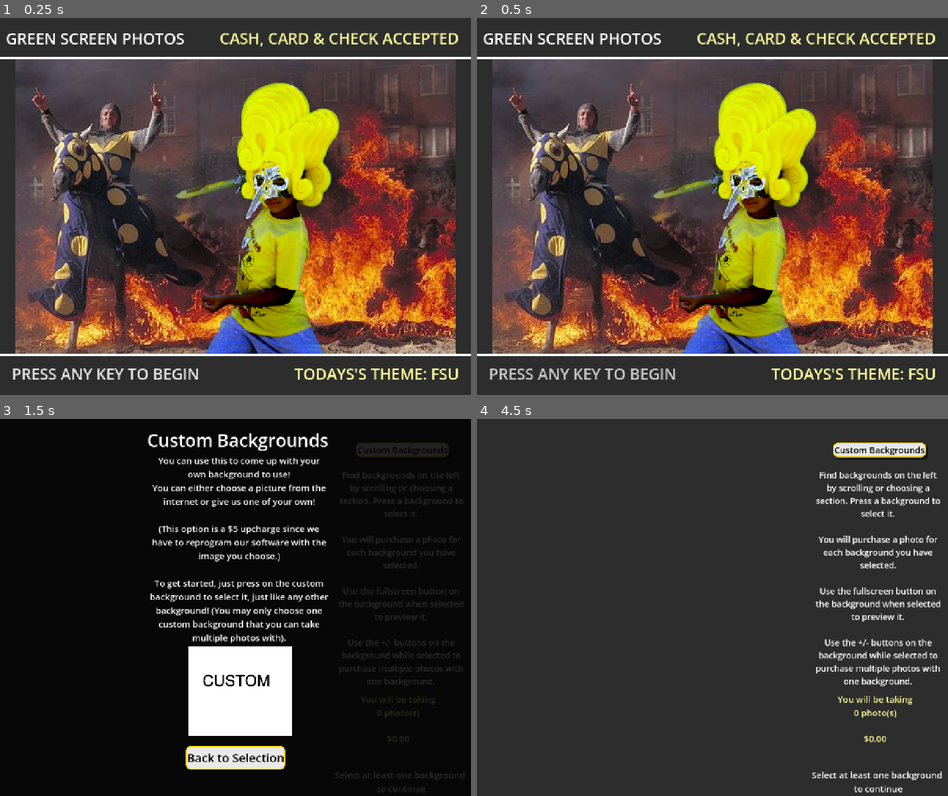
Above: before the commit, frames 1-4 (two rows, left to right).
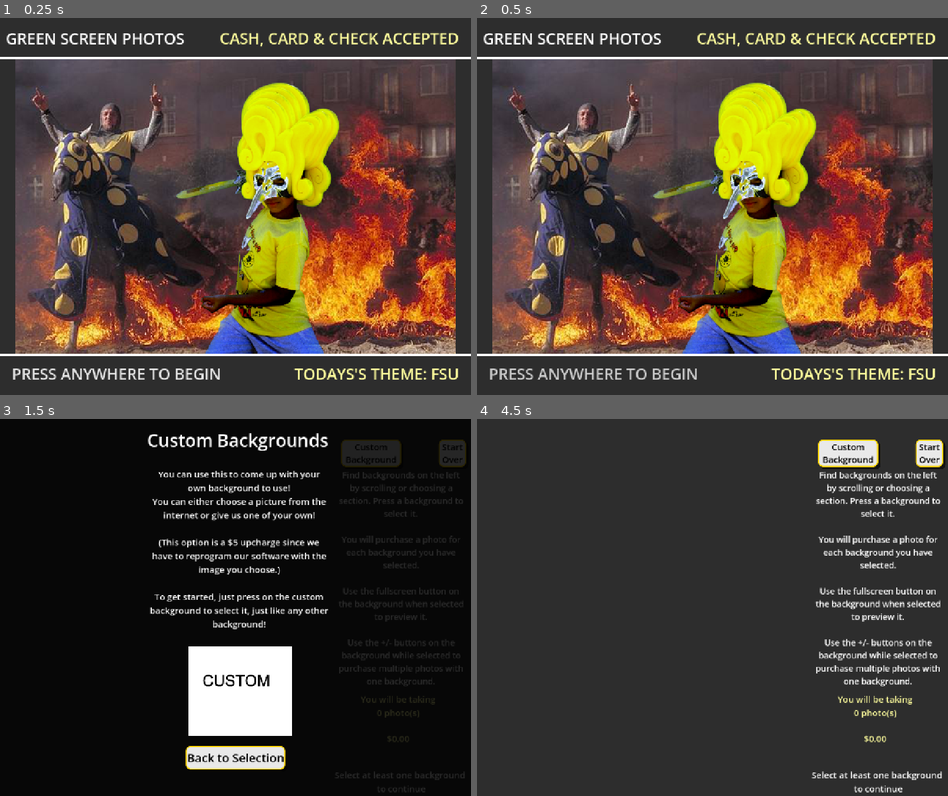
Above: after the commit, the same moments.

Repository: shaneriob-bit/kiosk-client
Game: Godot game, scene res://_scenes/main.tscn
Two runs of this game, one before a commit and one after it. Both use one fixed random seed, a clock stepped at 60 frames per second and the inputs below.
Inputs (mouse positions are in pixels of both pictures, inside the frame that each line leads up to):
- Up to frame 1 (0.25 s): no input
- Up to frame 2 (0.5 s): no input
- Up to frame 3 (1.5 s): tap Enter at 0.5 s; click "Custom Backgrounds" (after the commit: "Custom Background") at 1.25 s
- Up to frame 4 (4.5 s): click (929, 452) at 2 s, where only the run after the commit has a clickable "Start Over"; click (929, 452) at 2.75 s, where only the run after the commit has a clickable "Start Over"; click (929, 452) at 3.5 s, where only the run after the commit has a clickable "Start Over"; click "Back to Selection" at 4.25 s

The runs differ from the first frame. In frame 1, 0.5% of the frame differs, in the area x 19-47%, y 92-96%; in frame 2, 0.5%; in frame 3, 5.8%, in the area x 31-99%, y 5-60%; in frame 4, 1.6%.

Commit message:
almost done

Diff:
--- a/_scenes/confirmation_screen.tscn
+++ b/_scenes/confirmation_screen.tscn
@@ -138,5 +138,20 @@
 text = "Backgrounds"
 vertical_alignment = 1
 
+[node name="StartOver" type="Button" parent="." unique_id=1570788168]
+anchors_preset = 2
+anchor_top = 1.0
+anchor_bottom = 1.0
+offset_left = 176.0
+offset_top = -80.0
+offset_right = 251.0
+offset_bottom = -6.0
+grow_vertical = 0
+theme = ExtResource("2_on0my")
+theme_override_font_sizes/font_size = 24
+text = "Start
+Over"
+
 [connection signal="pressed" from="NextButton" to="." method="_on_next_button_pressed"]
 [connection signal="pressed" from="BackButton" to="." method="_on_back_button_pressed"]
+[connection signal="pressed" from="StartOver" to="." method="_on_start_over_pressed"]
--- a/_scenes/home_ui.tscn
+++ b/_scenes/home_ui.tscn
@@ -134,7 +134,7 @@
 offset_right = 615.0
 offset_bottom = 33.0
 grow_vertical = 2
-text = "PRESS ANY KEY TO BEGIN"
+text = "PRESS ANYWHERE TO BEGIN"
 label_settings = SubResource("LabelSettings_mvnrc")
 vertical_alignment = 1
 
--- a/_scenes/main.tscn
+++ b/_scenes/main.tscn
@@ -9,6 +9,7 @@
 [ext_resource type="PackedScene" uid="uid://d3ouhxciwlerq" path="res://_scenes/payment_screen.tscn" id="7_urak4"]
 [ext_resource type="PackedScene" uid="uid://dmakmkaw5eic0" path="res://_scenes/name_field.tscn" id="8_hi6yo"]
 [ext_resource type="PackedScene" uid="uid://bqi3naxdk7mm5" path="res://_scenes/confirmation_screen.tscn" id="8_owtmn"]
+[ext_resource type="PackedScene" uid="uid://crrm7w13hqhqj" path="res://_scenes/receipt_screen.tscn" id="9_7kglf"]
 
 [node name="Main" type="Node2D" unique_id=1640866435 groups=["GroupListener"]]
 
@@ -42,5 +43,8 @@
 [node name="ConfirmationScreen" parent="." unique_id=435469620 instance=ExtResource("8_owtmn")]
 visible = false
 
+[node name="ReceiptScreen" parent="." unique_id=1461284293 instance=ExtResource("9_7kglf")]
+visible = false
+
 [node name="IdleScreen" parent="." unique_id=1040489430 groups=["GroupListener"] instance=ExtResource("6_ce27d")]
 visible = false
--- a/_scenes/name_field.tscn
+++ b/_scenes/name_field.tscn
@@ -131,5 +131,20 @@
 theme_override_font_sizes/font_size = 24
 text = "Fill out all of the information boxes to continue."
 
+[node name="StartOver" type="Button" parent="." unique_id=2045749184]
+anchors_preset = 2
+anchor_top = 1.0
+anchor_bottom = 1.0
+offset_left = 176.0
+offset_top = -80.0
+offset_right = 251.0
+offset_bottom = -6.0
+grow_vertical = 0
+theme = ExtResource("2_628f1")
+theme_override_font_sizes/font_size = 24
+text = "Start
+Over"
+
 [connection signal="pressed" from="NextButton" to="." method="_on_next_button_pressed"]
 [connection signal="pressed" from="BackButton" to="." method="_on_back_button_pressed"]
+[connection signal="pressed" from="StartOver" to="." method="_on_start_over_pressed"]
--- a/_scenes/order_screen.tscn
+++ b/_scenes/order_screen.tscn
@@ -227,14 +227,30 @@
 anchors_preset = 1
 anchor_left = 1.0
 anchor_right = 1.0
-offset_left = -312.0
-offset_top = 64.0
-offset_right = -60.0
-offset_bottom = 104.0
-grow_horizontal = 0
-theme = ExtResource("4_j6q0u")
-theme_override_font_sizes/font_size = 24
-text = "Custom Backgrounds"
+offset_left = -353.0
+offset_top = 56.0
+offset_right = -190.0
+offset_bottom = 130.0
+grow_horizontal = 0
+theme = ExtResource("4_j6q0u")
+theme_override_font_sizes/font_size = 24
+text = "Custom
+Background"
+
+[node name="StartOver" type="Button" parent="." unique_id=279600342]
+layout_mode = 1
+anchors_preset = 1
+anchor_left = 1.0
+anchor_right = 1.0
+offset_left = -88.0
+offset_top = 56.0
+offset_right = -13.0
+offset_bottom = 130.0
+grow_horizontal = 0
+theme = ExtResource("4_j6q0u")
+theme_override_font_sizes/font_size = 24
+text = "Start
+Over"
 
 [node name="PreviewPanel" type="Panel" parent="." unique_id=1445950997]
 visible = false
@@ -337,7 +353,7 @@
 
 (This option is a $5 upcharge since we have to reprogram our software with the image you choose.)
 
-To get started, just press on the custom background to select it, just like any other background! (You may only choose one custom background that you can take multiple photos with)."
+To get started, just press on the custom background to select it, just like any other background!"
 horizontal_alignment = 1
 vertical_alignment = 1
 autowrap_mode = 3
@@ -373,6 +389,7 @@
 [connection signal="tab_changed" from="TabBar" to="BackgroundSelection" method="_on_tab_bar_tab_changed"]
 [connection signal="pressed" from="NextButton" to="." method="_on_next_button_pressed"]
 [connection signal="pressed" from="CustomBackgrounds" to="." method="_on_custom_backgrounds_pressed"]
+[connection signal="pressed" from="StartOver" to="." method="_on_start_over_pressed"]
 [connection signal="pressed" from="PreviewPanel/ExitPreview" to="." method="_on_exit_preview_pressed"]
 [connection signal="pressed" from="CustomBackgroundPanel/ExitCustomBackground" to="." method="_on_exit_custom_background_pressed"]
 
--- a/_scenes/payment_screen.tscn
+++ b/_scenes/payment_screen.tscn
@@ -432,6 +432,16 @@
 dialog_text = "Removing all backgrounds will take you back to the background selection page. Are you sure you want to continue?"
 dialog_autowrap = true
 
+[node name="StartOverConfirmation" type="ConfirmationDialog" parent="." unique_id=1419191778]
+oversampling_override = 1.0
+title = "Start Over"
+initial_position = 1
+size = Vector2i(508, 200)
+ok_button_text = "Start Over"
+dialog_text = "Are you sure you want to start over?
+All progress will be lost."
+dialog_autowrap = true
+
 [node name="PreviewPanel" type="Panel" parent="." unique_id=246008952]
 visible = false
 custom_minimum_size = Vector2(1024, 800)
@@ -488,6 +498,20 @@
 theme = ExtResource("2_xyjts")
 theme_override_font_sizes/font_size = 32
 text = "Exit Preview"
+
+[node name="StartOver" type="Button" parent="." unique_id=1687177427]
+anchors_preset = 2
+anchor_top = 1.0
+anchor_bottom = 1.0
+offset_left = 176.0
+offset_top = -80.0
+offset_right = 251.0
+offset_bottom = -6.0
+grow_vertical = 0
+theme = ExtResource("2_xyjts")
+theme_override_font_sizes/font_size = 24
+text = "Start
+Over"
 
 [connection signal="pressed" from="Control/PrintsContainer/Subtract" to="." method="_on_subtract_pressed"]
 [connection signal="pressed" from="Control/PrintsContainer/Add" to="." method="_on_add_pressed"]
--- a/_scenes/receipt_screen.tscn
+++ b/_scenes/receipt_screen.tscn
@@ -21,9 +21,9 @@
 anchors_preset = 5
 anchor_left = 0.5
 anchor_right = 0.5
-offset_left = -136.0
+offset_left = -144.0
 offset_top = 16.0
-offset_right = 147.0
+offset_right = 139.0
 offset_bottom = 61.0
 grow_horizontal = 2
 theme_override_font_sizes/font_size = 32
@@ -63,7 +63,7 @@
 grow_vertical = 2
 texture = ExtResource("1_r5mf1")
 
-[node name="Button" type="Button" parent="RecieptPrinting" unique_id=1523918651]
+[node name="HoldingRecieptButton" type="Button" parent="RecieptPrinting" unique_id=1523918651]
 layout_mode = 1
 anchors_preset = 7
 anchor_left = 0.5
@@ -126,14 +126,19 @@
 horizontal_alignment = 1
 vertical_alignment = 1
 
-[node name="Instructions2" type="Label" parent="Instructions" unique_id=1082753857]
-layout_mode = 0
-offset_left = 24.0
-offset_top = 576.0
-offset_right = 399.0
-offset_bottom = 765.0
+[node name="StartOver" type="Button" parent="Instructions" unique_id=708043190]
+layout_mode = 1
+anchors_preset = 2
+anchor_top = 1.0
+anchor_bottom = 1.0
+offset_left = 144.0
+offset_top = -504.0
+offset_right = 308.0
+offset_bottom = -453.0
+grow_vertical = 0
+theme = ExtResource("2_jqgkp")
 theme_override_font_sizes/font_size = 32
-text = "Starting over in
-10 second(s)."
-horizontal_alignment = 1
-vertical_alignment = 1
+text = "Start Over"
+
+[connection signal="pressed" from="RecieptPrinting/HoldingRecieptButton" to="." method="_on_holding_reciept_button_pressed"]
+[connection signal="pressed" from="Instructions/StartOver" to="." method="_on_start_over_pressed"]
--- a/_scripts/confirmation_screen.gd
+++ b/_scripts/confirmation_screen.gd
@@ -25,9 +25,10 @@
 
 		add_child(StateManager.copied_background_list)
 
-		for child in StateManager.copied_background_list.get_node("VBoxContainer").get_children():
-			child.disabled = true
-			child.get_node("Panel").hide()
+		if is_instance_valid(StateManager.copied_background_list):
+			for child in StateManager.copied_background_list.get_node("VBoxContainer").get_children():
+				child.disabled = true
+				child.get_node("Panel").hide()
 
 		show()
 	else:
@@ -42,3 +43,6 @@
 
 func _on_back_button_pressed() -> void:
 	StateManager.change_state(StateManager.ProgramStates.NAME)
+
+func _on_start_over_pressed() -> void:
+	StateManager.change_state(StateManager.ProgramStates.NAME)
--- a/_scripts/home_screen.gd
+++ b/_scripts/home_screen.gd
@@ -8,4 +8,5 @@
 func _input(event: InputEvent) -> void:
 	if self.visible and StateManager.currentProgramState == StateManager.ProgramStates.HOME:
 		if(event != null):
-			StateManager.change_state(StateManager.ProgramStates.BACKGROND)
+			if(event is InputEventKey):
+				StateManager.change_state(StateManager.ProgramStates.BACKGROND)
--- a/_scripts/name_field.gd
+++ b/_scripts/name_field.gd
@@ -56,3 +56,7 @@
 	else:
 		$NextButton.show()
 		$ButtonDisabledInfo.hide()
+
+
+func _on_start_over_pressed() -> void:
+	StateManager.change_state(StateManager.ProgramStates.HOME)
--- a/_scripts/order_screen.gd
+++ b/_scripts/order_screen.gd
@@ -53,8 +53,6 @@
 
 	$PhotoCost.text = "$%.2f" % (StateManager.base_price * total_count)
 
-
-
 func _process(_delta: float) -> void:
 	# this is a massive waste of CPU cycles but we are in a rush here
 	if visible and get_parent().visible:
@@ -71,3 +69,6 @@
 
 func _on_exit_custom_background_pressed() -> void:
 	$CustomBackgroundPanel.hide()
+
+func _on_start_over_pressed() -> void:
+	StateManager.change_state(StateManager.ProgramStates.HOME)
--- a/_scripts/payment_screen.gd
+++ b/_scripts/payment_screen.gd
@@ -216,6 +216,8 @@
 					$RemoveBackgroundConfirm.show()
 				elif event.keycode == KEY_F2:
 					$BackToBackgroundConfirmation.show()
+				elif event.keycode == KEY_F3:
+					$StartOverConfirmation.show()
 
 func there_can_only_be_one_payment_method(button : Node):
 	StateManager.payment_method = button.name
--- a/_scripts/receipt_screen.gd
+++ b/_scripts/receipt_screen.gd
@@ -6,3 +6,11 @@
 		show()
 	else:
 		hide()
+
+
+func _on_holding_reciept_button_pressed() -> void:
+	$RecieptPrinting.hide()
+	$Instructions.show()
+
+func _on_start_over_pressed() -> void:
+	StateManager.change_state(StateManager.ProgramStates.HOME)
